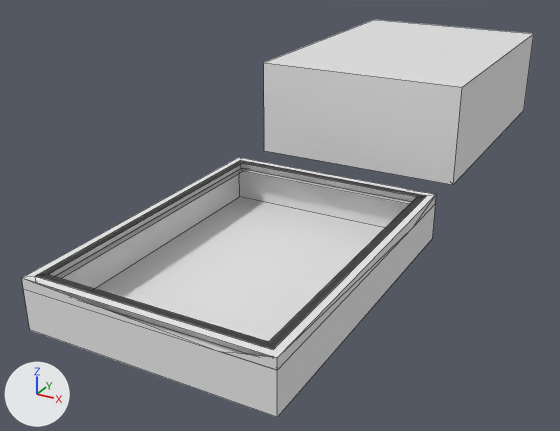
Two versions of the Blender file webduino-v1-case-v3.blend, one commit apart.
Before and after are seen from a camera (50 mm lens) standing at (0.0676, -0.1125, 0.0707) and looking at (-0.0082, 0.0253, 0.0018). The lights are fixed; the arrows at lower left show +X, +Y and +Z. Mesh edges are drawn as thin lines.

Names of what the first picture shows: 'Base', 'Roof'.
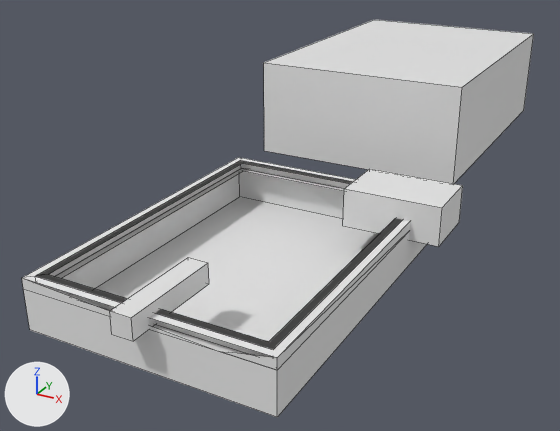
Commit message: 增加 Micro-usb 與集線孔位。

What the commit changed:
Object 'Micro-usb' (ob_micro_usb) is new; it shows a copy of the mesh of ob_roof.
Its location is (0.02, 0.025, 0.01).
Its scale is (0.01, 0.0065, 0.004).
Object 'Line-hole' (ob_line_hole) is new; it shows a copy of the mesh of ob_roof.
Its location is (0.0, -0.0278, 0.01).
Its scale is (0.002, 0.01, 0.002).

Pixel boxes (x1, y1, x2, y2) of what changed, in the pictures (560 x 431 px):
'Micro-usb', added
    after: (343, 169, 463, 247)
'Line-hole', added
    after: (110, 257, 209, 341)
